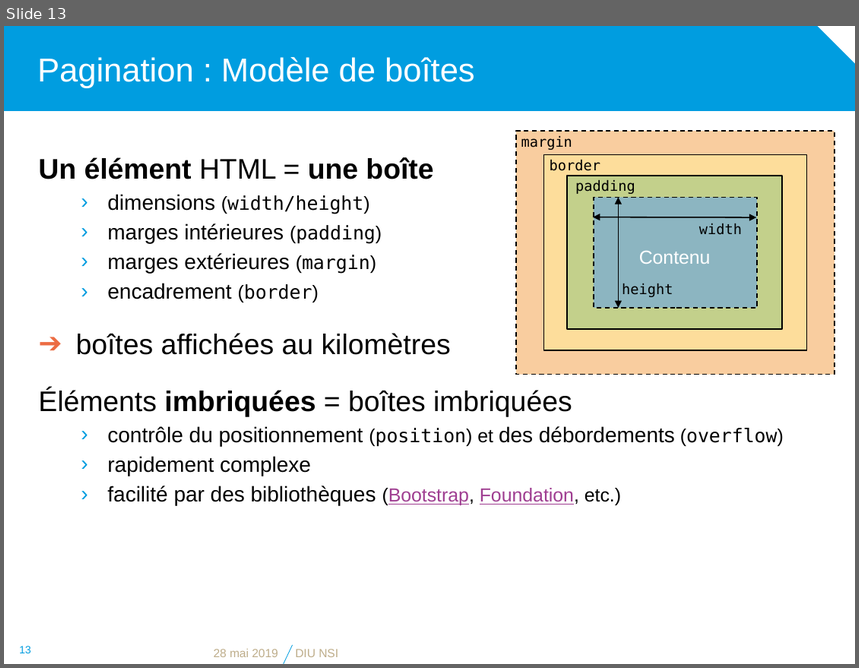
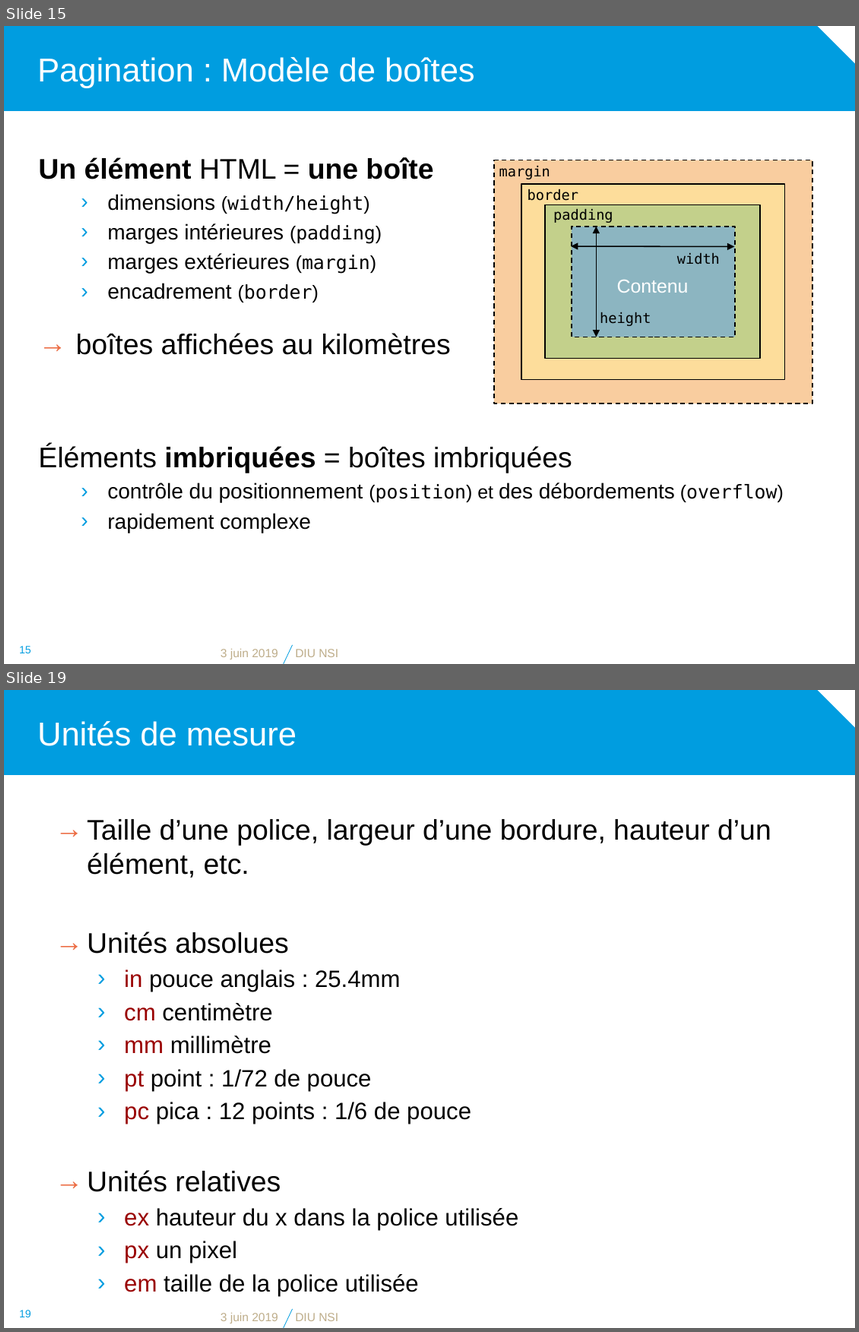
Before and after one commit to diu-uf-bordeaux/bloc1, a slide deck: web/3-CSS/css.pptx. Shown one above the other, each under a label of ours: slide 13 before the commit, slides 15 and 19 after it; the slides between them are not shown. The pictures are 859x668 and 859x1332 pixels, drawn with LibreOffice and Linux fonts; fonts in the diff are those of the drawing; background and template pictures are left out. Boxes give left, top, right and bottom in pixels: in the first picture for what was removed or moved away, otherwise in the second. Text is boxed around its words. In the diff, an @@ line names an element or a change of style, - is before the commit and + after.

```diff
--- a/web/3-CSS/css.pptx
+++ b/web/3-CSS/css.pptx
@@ slide 19 added at [4, 690, 855, 1328], background #FFFFFF; not listed: 2 template elements that a slide beside it also shows @@
@@ title added at [37, 721, 297, 746], 28 pt, text #FFFFFF @@
+Unités de mesure
@@ text added at [87, 819, 772, 1296], 20 pt, text #000000 @@
+→ Taille d’une police, largeur d’une bordure, hauteur d’un élément, etc.
+→ Unités absolues
+  › in pouce anglais : 25.4mm
+  › cm centimètre
+  › mm millimètre
+  › pt point : 1/72 de pouce
+  › pc pica : 12 points : 1/6 de pouce
+→ Unités relatives
+  › ex hauteur du x dans la police utilisée
+  › px un pixel
+  › em taille de la police utilisée
@@ page number added at [19, 1310, 31, 1318], 9 pt, text #009DE0 @@
+19
@@ text added at [221, 1313, 278, 1324], 10 pt, text #BEAD8A @@
+3 juin 2019
@@ text added at [295, 1313, 338, 1322], 10 pt, text #BEAD8A @@
+DIU NSI
@@ what was slide 13 is now slide 15 @@
@@ slide 15 changed as well @@
@@ 6 texts, 4 rectangles, 2 double arrows: place and size @@
-6 texts, 4 rectangles, 2 double arrows at [516, 131, 835, 374]
+6 texts, 4 rectangles, 2 double arrows at [494, 161, 813, 404]
@@ text at [107, 486, 621, 506]: paragraph removed @@
-  › facilité par des bibliothèques (Bootstrap, Foundation, etc.)
@@ page number at [19, 646, 31, 654]: text changed @@
-13
+15
@@ text at [221, 649, 278, 660]: text changed @@
-28 mai 2019
+3 juin 2019
```
Also in this commit, not shown: 8 other slides changed, 10 other slides added, 5 slides removed, 1 other file.
